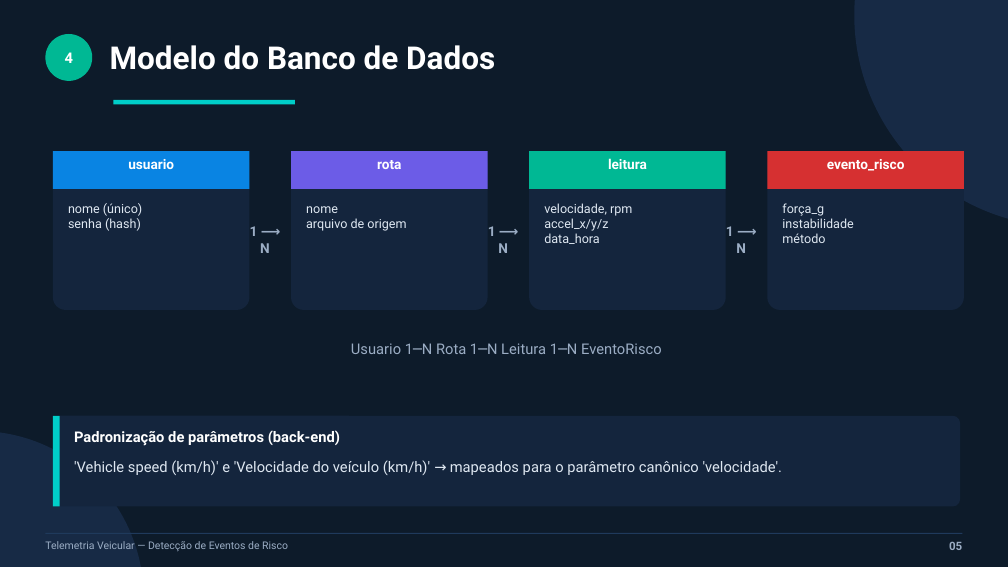
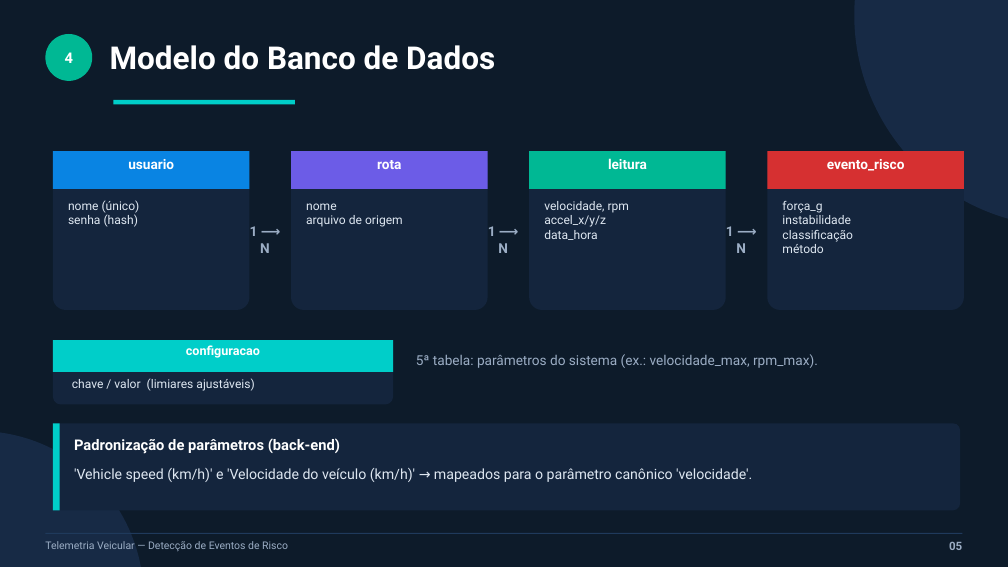
Before and after one commit to joaomauricio22/sensores-iot, a slide deck: slide 5 of apresentacao/slides_pav.pptx. Drawn at 1008x567 pixels with LibreOffice and Linux fonts; fonts in the diff are those of the drawing. Boxes give left, top, right and bottom in pixels: in the first picture for what was removed or moved away, otherwise in the second. Text is boxed around its words. In the diff, an @@ line names an element or a change of style, - is before the commit and + after.

Commit message:
Adiciona dashboard+score, mapa GPS, 6 classificações de risco, configurações ajustáveis, comparação de rotas e exportação CSV

```diff
--- a/apresentacao/slides_pav.pptx
+++ b/apresentacao/slides_pav.pptx
@@ size 12 to 11.5 pt in 3 elements at box(68, 200, 140, 227), box(306, 203, 403, 227), box(544, 201, 629, 240) @@
@@ text at box(782, 201, 853, 253): text changed; size 12 to 11.5 pt @@
-força_g
-instabilidade
-método
+força_g
+instabilidade
+classificação
+método
@@ rounded rectangle added at box(53, 340, 393, 405), fill #14253D @@
@@ rectangle added at box(53, 340, 393, 372), fill #00CEC9 @@
@@ text added at box(186, 345, 260, 358), 12 pt, text #FFFFFF, bold @@
+configuracao
@@ text removed at box(351, 343, 662, 354) @@
-Usuario 1─N Rota 1─N Leitura 1─N EventoRisco
@@ text added at box(416, 354, 818, 368), 13 pt, text #9BADC4 @@
+5ª tabela: parâmetros do sistema (ex.: velocidade_max, rpm_max).
@@ text added at box(72, 378, 254, 391), 11.5 pt, text #DEE7F1 @@
+chave / valor (limiares ajustáveis)
@@ rounded rectangle: place and size @@
-rounded rectangle at box(53, 416, 960, 507)
+rounded rectangle at box(53, 423, 960, 510)
@@ rectangle: place and size @@
-rectangle at box(53, 416, 60, 507)
+rectangle at box(53, 423, 60, 510)
@@ text "Padronização de parâmetros (back-end)": place and size @@
-text "Padronização de parâmetros (back-end)" at box(74, 430, 340, 446)
+text "Padronização de parâmetros (back-end)" at box(74, 438, 340, 454)
@@ text "'Vehicle speed (km/h)' e 'Velocidade ...": place and size @@
-text "'Vehicle speed (km/h)' e 'Velocidade ..." at box(74, 460, 782, 475)
+text "'Vehicle speed (km/h)' e 'Velocidade ..." at box(74, 468, 752, 482)
@@ text "'Vehicle speed (km/h)' e 'Velocidade ..." at box(74, 468, 752, 482): size 14 to 13.5 pt @@
```
Also in this commit, not shown: 8 other slides changed, 1 slide added, 36 other files.
